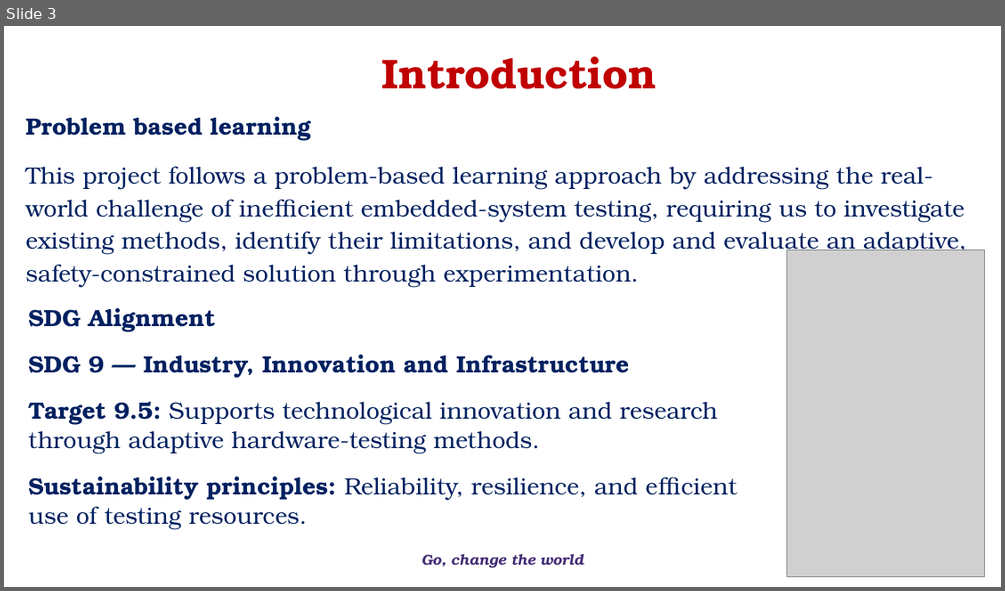
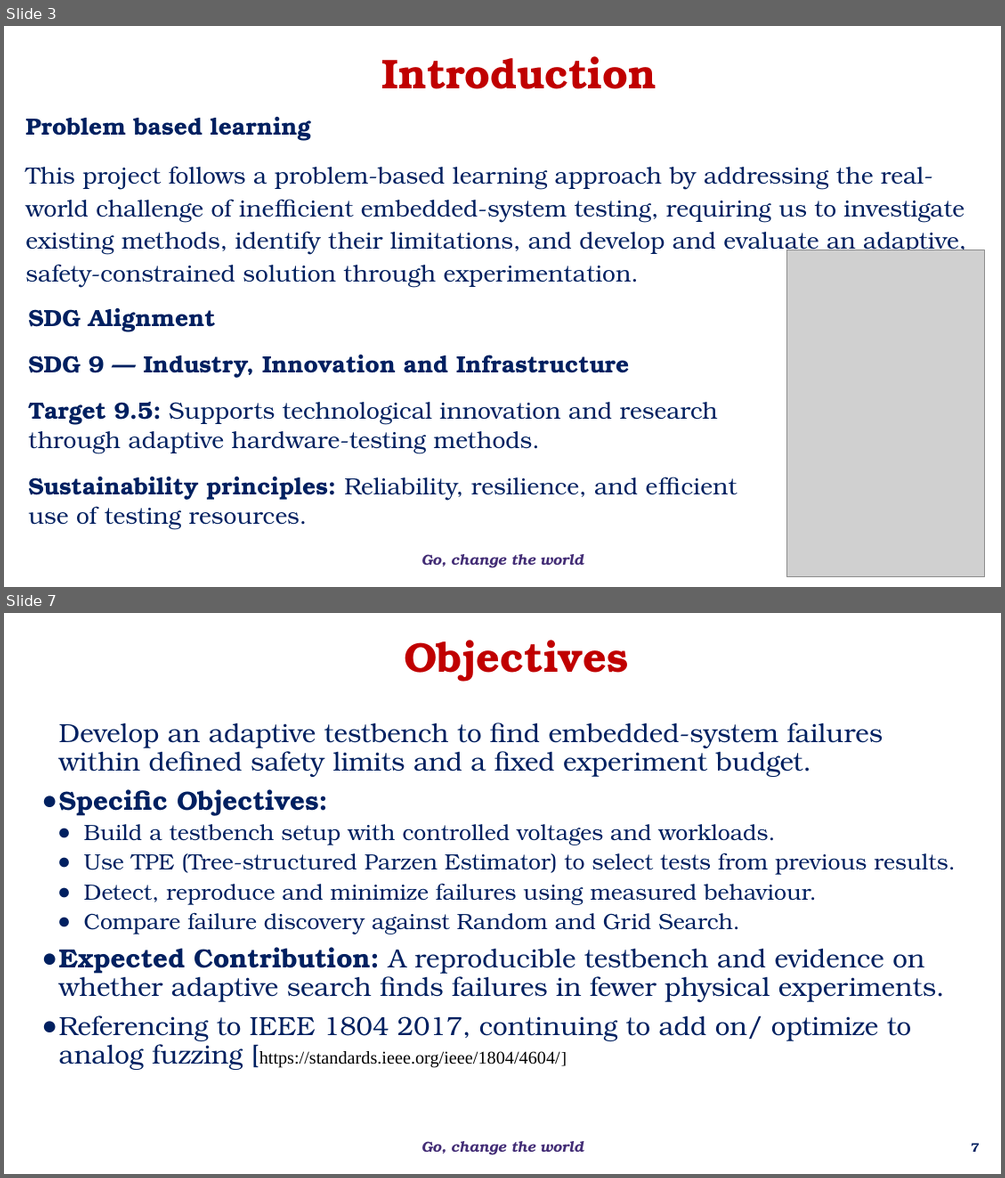
Before and after one commit to overclocked-2124/ChipCheck, a slide deck: docs/presentation/AI-Driven Adaptive Physical Testing for Embedded Systems - Phase 2.pptx. Shown one above the other, each under a label of ours: slide 3 before the commit, slides 3 and 7 after it; the slides between them are not shown. The pictures are 1005x591 and 1005x1178 pixels, drawn with LibreOffice and Linux fonts; fonts in the diff are those of the drawing; grey boxes stand for pictures; background and template pictures are left out. Boxes give left, top, right and bottom in pixels: in the first picture for what was removed or moved away, otherwise in the second. Text is boxed around its words. In the diff, an @@ line names an element or a change of style, - is before the commit and + after.

```diff
--- a/docs/presentation/AI-Driven Adaptive Physical Testing for Embedded Systems - Phase 2.pptx
+++ b/docs/presentation/AI-Driven Adaptive Physical Testing for Embedded Systems - Phase 2.pptx
@@ slide 7 added at (4, 613, 1001, 1174), background #FFFFFF; not listed: 1 template element that a slide beside it also shows @@
@@ rectangle added at (184, 613, 850, 698), fill #FFFFFF, outline #FFFFFF 1 pt dashed, 40 pt, text #C00000, bold @@
+Objectives
@@ text added at (59, 722, 955, 1070), 25.3 pt, text #002060 @@
+Develop an adaptive testbench to find embedded-system failures within defined safety limits and a fixed experiment budget.
+● Specific Objectives:
+● Build a testbench setup with controlled voltages and workloads.
+● Use TPE (Tree-structured Parzen Estimator) to select tests from previous results.
+● Detect, reproduce and minimize failures using measured behaviour.
+● Compare failure discovery against Random and Grid Search.
+● Expected Contribution: A reproducible testbench and evidence on whether adaptive search finds failures in fewer physical experiments.
+● Referencing to IEEE 1804 2017, continuing to add on/ optimize to analog fuzzing [https://standards.ieee.org/ieee/1804/4604/]
@@ page number added at (971, 1143, 979, 1151), 12 pt, text #002060, bold @@
+7
```
Also in this commit, not shown: 15 slides changed, 7 other slides added, 3 slides removed.
